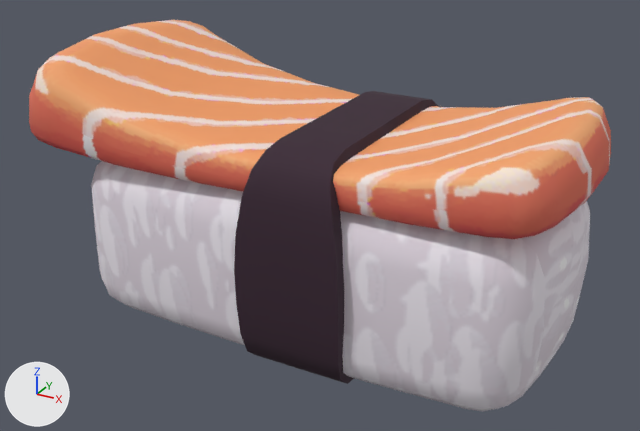
A saved change to the FBX model res/Chars/Shake01/Model.FBX.
Both versions are drawn from a 50 mm camera at (0.8, -1.594, 1.033) aimed at (-0.071, -0.01, 0.241). Lighting does not change. The marker at lower left points along +X, +Y and +Z.

The scene before the commit, as lines of its bpy script (objects in view):
```python
me_mesh = bpy.data.meshes.new('Mesh')
me_mesh.from_pydata(...)  # 735 vertices, 716 faces; spans x -0.714..0.517, y -0.297..0.297, z -0.015..0.597
# faces by material slot: [692, 24]
me_mesh.materials.append(mat_sushi)  # picture img_sushi_png
me_mesh.materials.append(mat_face)  # picture img_facea_00_png
ob_sushi = bpy.data.objects.new('Sushi', me_mesh)
ob_sushi.location = (0.0, 0.0, 0.0)
```
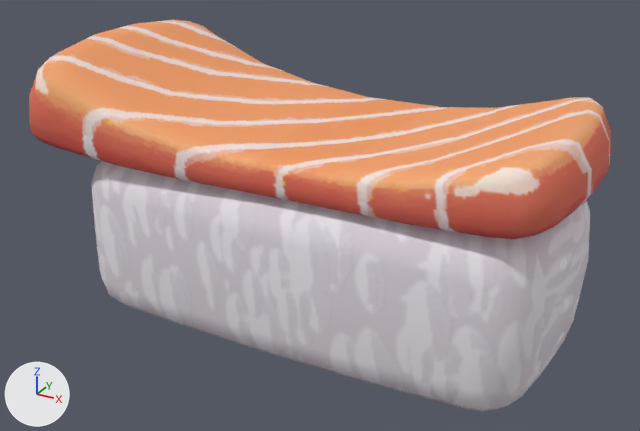
The change, as a list of edits to the scene's bpy script:
```text
Change me_mesh:
    where me_mesh.from_pydata(...)  # 735 vertices, 716 faces; spans x -0.714..0.517, y -0.297..0.297, z -0.015..0.597
    used by ob_sushi; location = (0.0, 0.0, 0.0)
    me_mesh part 1: the loose piece of 112 vertices spanning x -0.108..0.125, y -0.297..0.297, z -0.015..0.476 is deleted
```

Boxes [x1, y1, x2, y2] around the edits, measured in the pictures (640 x 431 px):
part 1 of me_mesh, deleted (black): before [234, 91, 439, 384]
